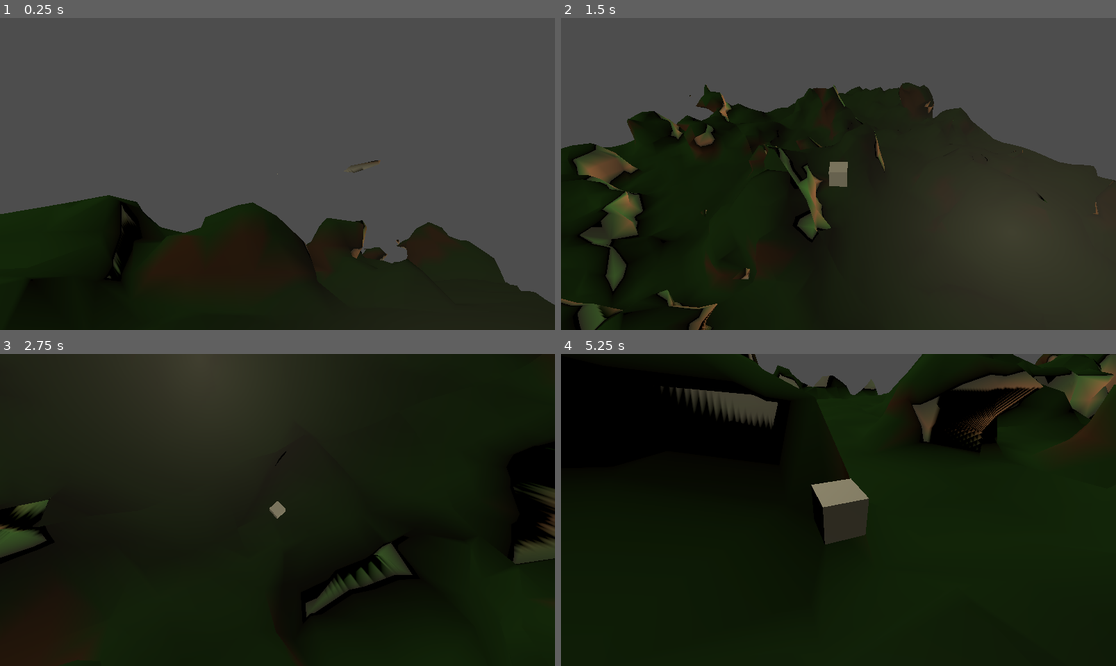
Above: before the commit, frames 1-4 (two rows, left to right).
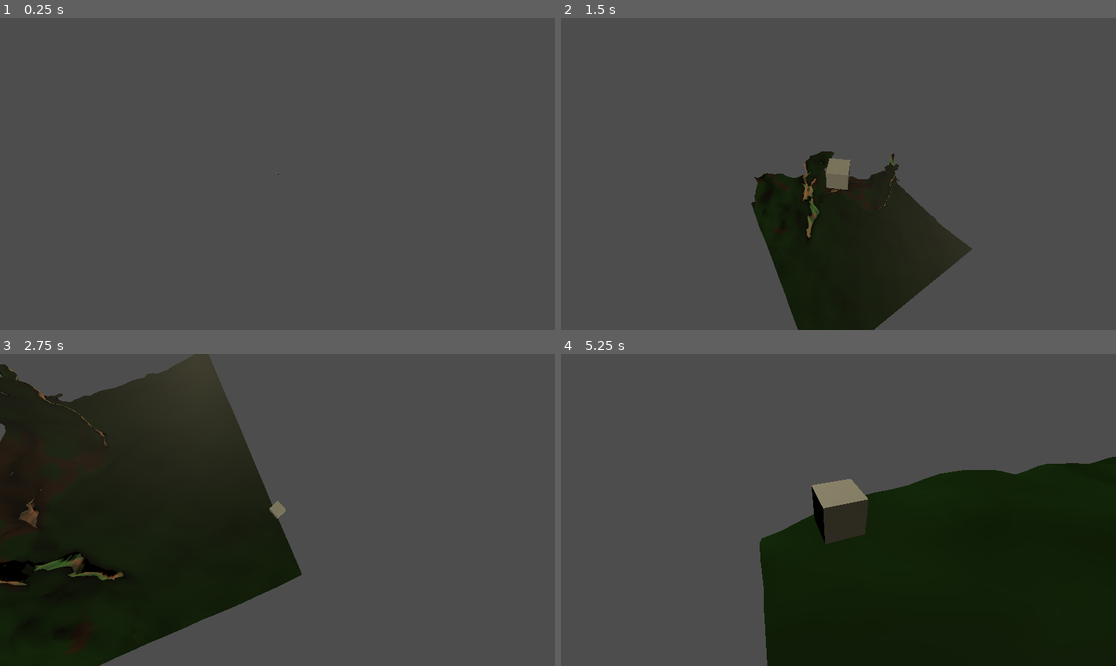
Above: after the commit, the same moments.

Repository: eikrt/cannon-game2
Game: Godot game, scene res://Scenes/World.tscn
The game is run twice, just before and just after one commit, with the same random seed, the same clock (stepped at 60 frames per second) and the same inputs. This scene is started directly instead of the project's main scene.
Inputs (mouse positions are in pixels of both pictures, inside the frame that each line leads up to):
- Up to frame 1 (0.25 s): no input
- Up to frame 2 (1.5 s): tap Enter (SHOOT) at 0.5, 1.35 s; move the mouse to (960, 158) at 0.52 s; hold Right (ARROW_RIGHT) 0.53-1.28 s; hold Enter (SHOOT) 0.53-1.28 s; tap Space at 0.77 s; move the mouse to (727, 189) at 1.27 s; hold Down (ARROW_DOWN) from 1.28 s (still down)
- Up to frame 3 (2.75 s): tap Space at 1.52 s; move the mouse to (333, 441) at 2.02 s; release Down (ARROW_DOWN) at 2.03 s; hold Right (ARROW_RIGHT) from 2.03 s (still down); hold Enter (SHOOT) from 2.03 s (still down)
- Up to frame 4 (5.25 s): move the mouse to (810, 572) at 2.77 s; release Right (ARROW_RIGHT) at 2.78 s; release Enter (SHOOT) at 2.78 s; hold Up (ARROW_UP) 2.78-3.53 s; tap Enter (SHOOT) at 2.85, 4.35 s; tap Space at 3.02, 3.77, 4.52 s; move the mouse to (1005, 556) at 3.52 s; hold Enter (SHOOT) 3.53-4.28 s; hold Left (ARROW_LEFT) 3.53-5.03 s; move the mouse to (672, 463) at 4.27 s; move the mouse to (866, 510) at 5.02 s; hold Down (ARROW_DOWN) from 5.03 s (still down); hold Enter (SHOOT) from 5.03 s (still down)

The runs differ from the first frame. In frame 1, 32% of the frame differs, in the area x 0-100%, y 45-100%; in frame 2, 53%; in frame 3, 61%, in the area x 0-100%, y 0-100%; in frame 4, 60%.
Error before the commit: Invalid access of index '20' on a base object of type: 'Array'. (res://Scripts/Chunk.gd:15)
Error after the commit: Invalid access of index '62' on a base object of type: 'Array'. (res://Scripts/Chunk.gd:14)

Commit message:
better world destruction

Diff:
--- a/Scenes/World.tscn
+++ b/Scenes/World.tscn
@@ -8,7 +8,7 @@
 script = ExtResource("1_1s24n")
 
 [node name="Player" parent="." instance=ExtResource("3_34361")]
-transform = Transform3D(1, 0, 0, 0, 1, 0, 0, 0, 1, 180.55, 128.569, 211.781)
+transform = Transform3D(1, 0, 0, 0, 1, 0, 0, 0, 1, 3.57463, 128.569, 12.3476)
 
 [node name="SunLight" type="DirectionalLight3D" parent="."]
 transform = Transform3D(1, 0, 0, 0, -0.752095, 0.659054, 0, -0.659054, -0.752095, 0, 0, 0)
--- a/Scripts/Chunk.gd
+++ b/Scripts/Chunk.gd
@@ -11,7 +11,6 @@
 var SEED = 10
 var noise
 func delete_things(block_x, block_y, block_z):
-	print(block_x, block_y, block_z)
 	var block = blockArray[block_x][block_y][block_z]
 	block.sample = surfaceLevel + 1
 	createTerrain()
@@ -21,6 +20,7 @@
 	self.height = height
 	self.blockSize = blockSize
 	self.surfaceLevel = surfaceLevel
+	triangleTranslations = calculateTriangleTranslations()
 	createGrid(chunk_x,chunk_y,chunk_z)
 	addGridToWorld()
 	generateTerrain()
@@ -62,7 +62,6 @@
 				var block = blockArray[x][y][z]
 				block.sample = -abs(noise.get_noise_3d(block.position.x,block.position.y,block.position.z))*10 + block.position.y
 
-#				ADD HILLS TO THE WORLD.
 				var hillSample = noise.get_noise_3d(block.position.x,block.position.y,block.position.z)*100 + block.position.y*1
 				if hillSample < block.sample:
 					block.sample = hillSample
@@ -86,7 +85,6 @@
 						if n != -1:
 							var position = triangleTranslations[n]
 
-#							This smoothes out the terrain. Try commenting this out and see the result!
 							if validBlock(x+1,y,z) and n == 0:
 								position.x = calculateSurfacePos(block.sample,blockArray[x+1][y][z].sample)
 							if validBlock(x,y,z+1) and validBlock(x+1,y,z+1) and n == 2:
@@ -204,13 +202,14 @@
 
 	return blockSize/2
 
-var triangleTranslations = [Vector3(blockSize/2,0,0),Vector3(blockSize,0,blockSize/2),Vector3(blockSize/2,0,blockSize),Vector3(0,0,blockSize/2),
+func calculateTriangleTranslations():
+	return [Vector3(blockSize/2,0,0),Vector3(blockSize,0,blockSize/2),Vector3(blockSize/2,0,blockSize),Vector3(0,0,blockSize/2),
 
 Vector3(blockSize/2,blockSize,0),Vector3(blockSize,blockSize,blockSize/2),Vector3(blockSize/2,blockSize,blockSize),Vector3(0,blockSize,blockSize/2),
 
 Vector3(0,blockSize/2,0),Vector3(blockSize,blockSize/2,0),Vector3(blockSize,blockSize/2,blockSize),Vector3(0,blockSize/2,blockSize)
 ]
-
+var triangleTranslations = calculateTriangleTranslations()
 const triangleArray = [[-1, -1, -1, -1, -1, -1, -1, -1, -1, -1, -1, -1, -1, -1, -1, -1],
 [0, 8, 3, -1, -1, -1, -1, -1, -1, -1, -1, -1, -1, -1, -1, -1],
 [0, 1, 9, -1, -1, -1, -1, -1, -1, -1, -1, -1, -1, -1, -1, -1],
--- a/Scripts/World.gd
+++ b/Scripts/World.gd
@@ -2,8 +2,8 @@
 
 @onready var Chunk = preload("res://Scenes/Chunk.tscn")
 var chunk_size = 12
-var height = 6
-var blockSize = 10.0
+var height = 12
+var blockSize = 2.0
 var surfaceLevel = 0
 var world_size = 4
 var chunksArray = []
@@ -21,18 +21,17 @@
 				chunk_instance.init(x,y,z, chunk_size,height,blockSize, surfaceLevel)
 				zArray.append(chunk_instance)
 				add_child(chunk_instance)
-
 func _process(delta):
-
 	if Input.is_action_pressed("SHOOT"):
 		delete_things()
 func delete_things():
-	var p_b_x = floor(Globaldata.player_position.x / chunk_size)
+	var blockChunks = chunk_size
+	var p_b_x = Globaldata.player_position.x / blockSize
 	var p_c_x = floor(p_b_x / chunk_size)
-	var r_p_b_x = p_b_x - p_c_x * (chunk_size)
-	var p_b_z = floor(Globaldata.player_position.z / chunk_size)
+	var r_p_b_x = p_b_x - p_c_x * chunk_size
+	var p_b_z = Globaldata.player_position.z / blockSize
 	var p_c_z = floor(p_b_z / chunk_size)
-	var r_p_b_z = p_b_z - p_c_z * (chunk_size)
-	var p_b_y = floor(Globaldata.player_position.y / height)
+	var r_p_b_z = p_b_z - p_c_z * chunk_size
+	var p_b_y = floor(Globaldata.player_position.y / blockSize)
 	var chunk = chunksArray[p_c_x][0][p_c_z]
 	chunk.delete_things(r_p_b_x, p_b_y, r_p_b_z)
